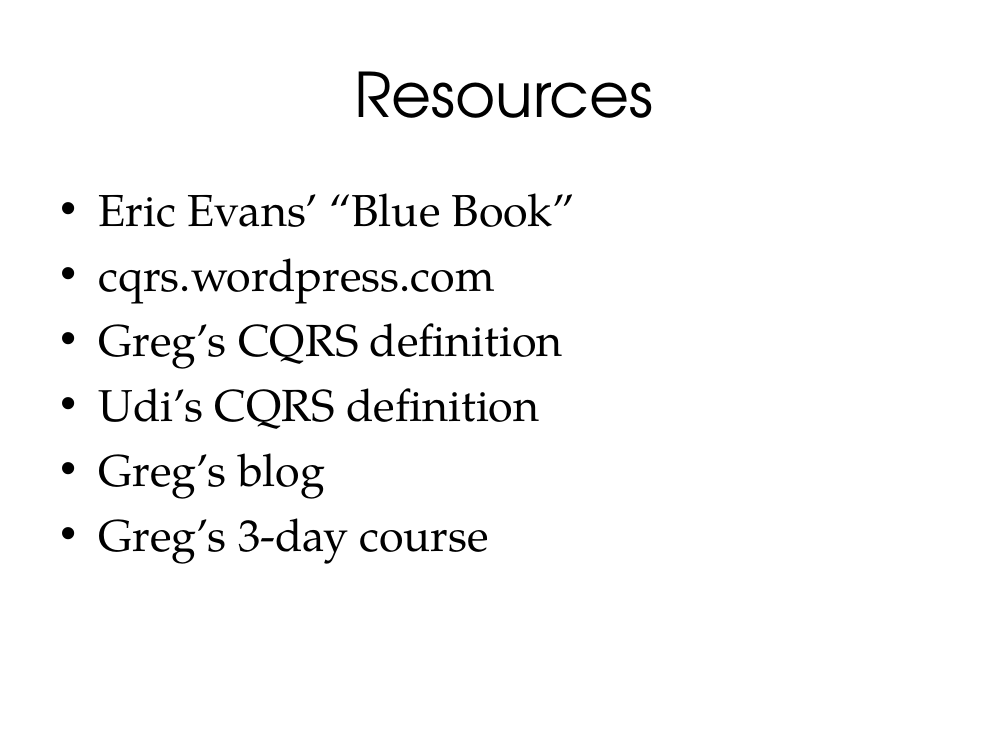
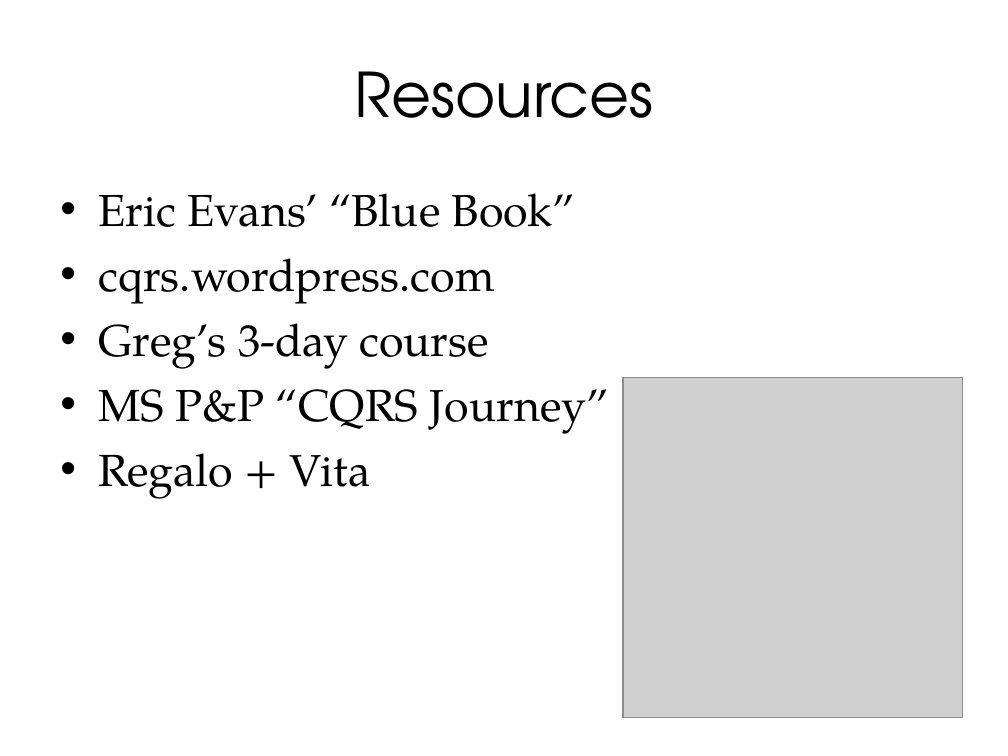
Before and after one commit to nbarnwell/OrderManagementSystem, a slide deck: slide 41 of DDD, CQRS and Event Sourcing.ppt. Drawn at 1008x756 pixels with LibreOffice and Linux fonts; fonts in the diff are those of the drawing; grey boxes stand for pictures. Boxes give left, top, right and bottom in pixels: in the first picture for what was removed or moved away, otherwise in the second. Text is boxed around its words. In the diff, an @@ line names an element or a change of style, - is before the commit and + after.

Commit message:
Updated presentation.

```diff
--- a/DDD, CQRS and Event Sourcing.ppt
+++ b/DDD, CQRS and Event Sourcing.ppt
@@ text at bbox=[98, 323, 563, 499]: paragraphs removed @@
-• Greg’s CQRS definition
-• Udi’s CQRS definition
-• Greg’s blog
@@ text at bbox=[98, 389, 609, 499]: paragraphs added @@
+• MS P&P “CQRS Journey”
+• Regalo + Vita
@@ picture added at bbox=[623, 378, 963, 718] @@
```
